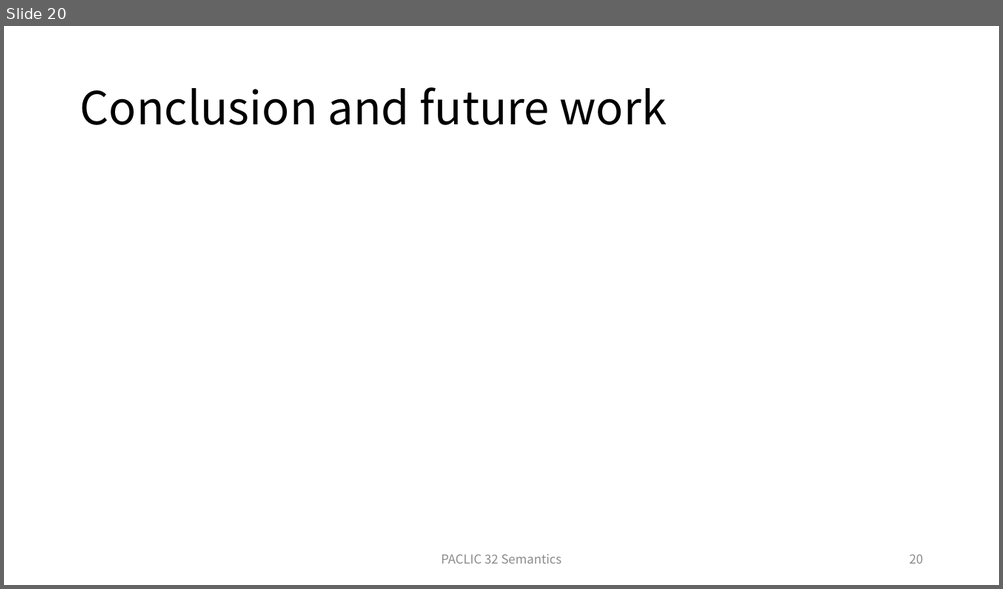
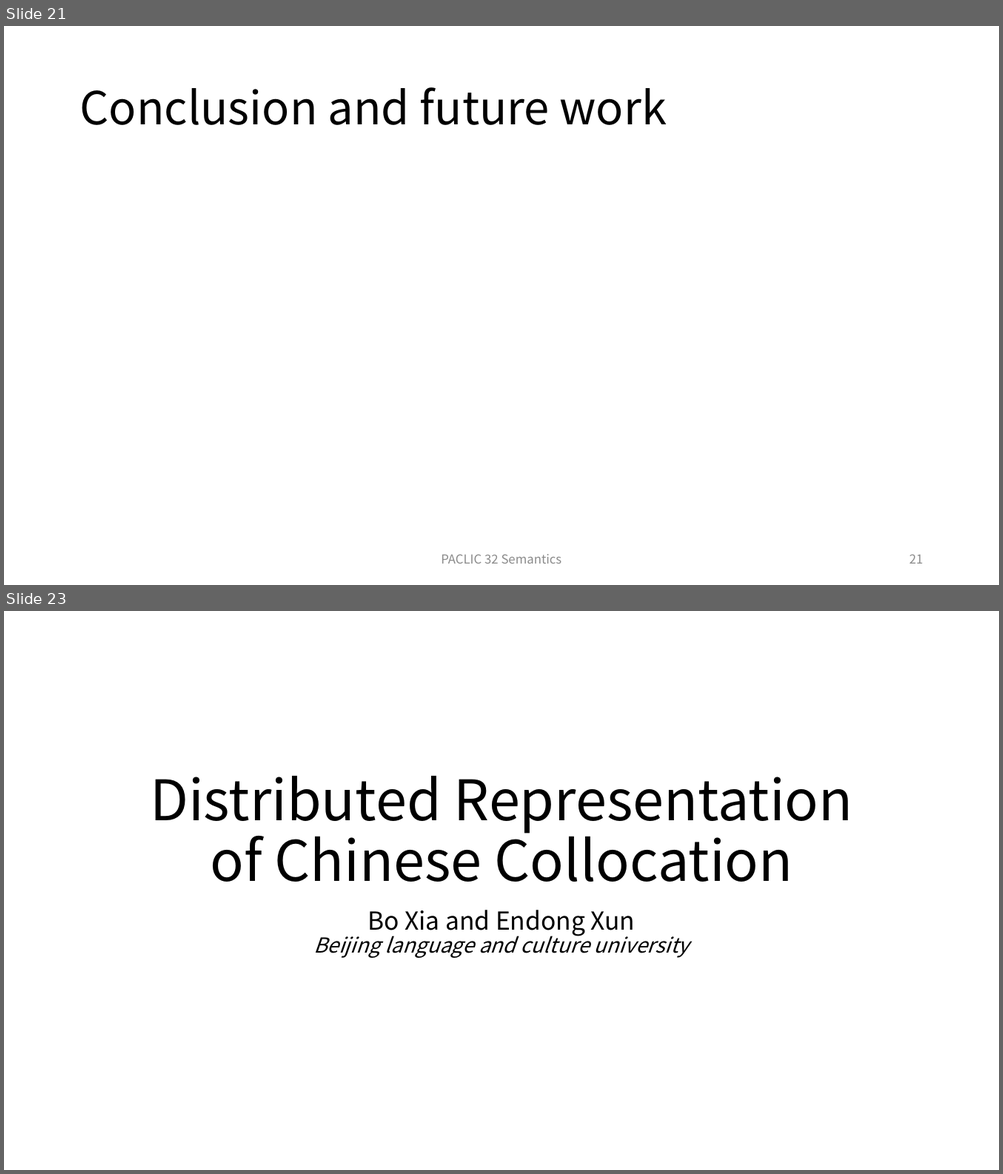
Before and after one commit to xiabo0816/Chinese_MWEs_Representation, a slide deck: PACLIC 32 Semantics session.pptx. Shown one above the other, each under a label of ours: slide 20 before the commit, slides 21 and 23 after it; the slides between them are not shown. The pictures are 1003x589 and 1003x1174 pixels, drawn with LibreOffice and Linux fonts; fonts in the diff are those of the drawing. Boxes give left, top, right and bottom in pixels: in the first picture for what was removed or moved away, otherwise in the second. Text is boxed around its words. In the diff, an @@ line names an element or a change of style, - is before the commit and + after.

```diff
--- a/PACLIC 32 Semantics session.pptx
+++ b/PACLIC 32 Semantics session.pptx
@@ slide 23 added at (4,611,999,1170), background #FFFFFF @@
@@ title added at (150,775,853,882), 54 pt, text #000000 @@
+Distributed Representation of Chinese Collocation
@@ subtitle added at (313,910,689,958), 20 pt, text #000000, italic @@
+Bo Xia and Endong Xun
+Beijing language and culture university
@@ what was slide 20 is now slide 21 @@
@@ page number at (909,554,923,564): text changed @@
-20
+21
```
Also in this commit, not shown: 1 slide changed, 1 other slide added, 2 other files.
